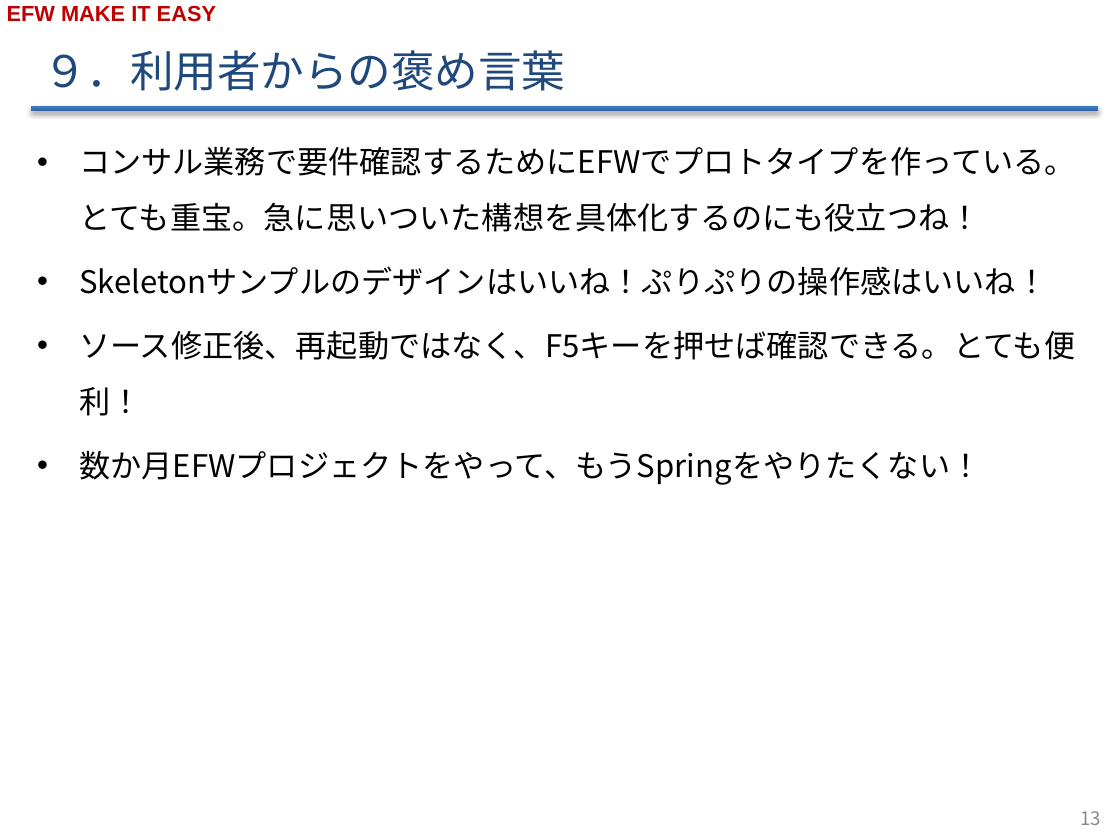
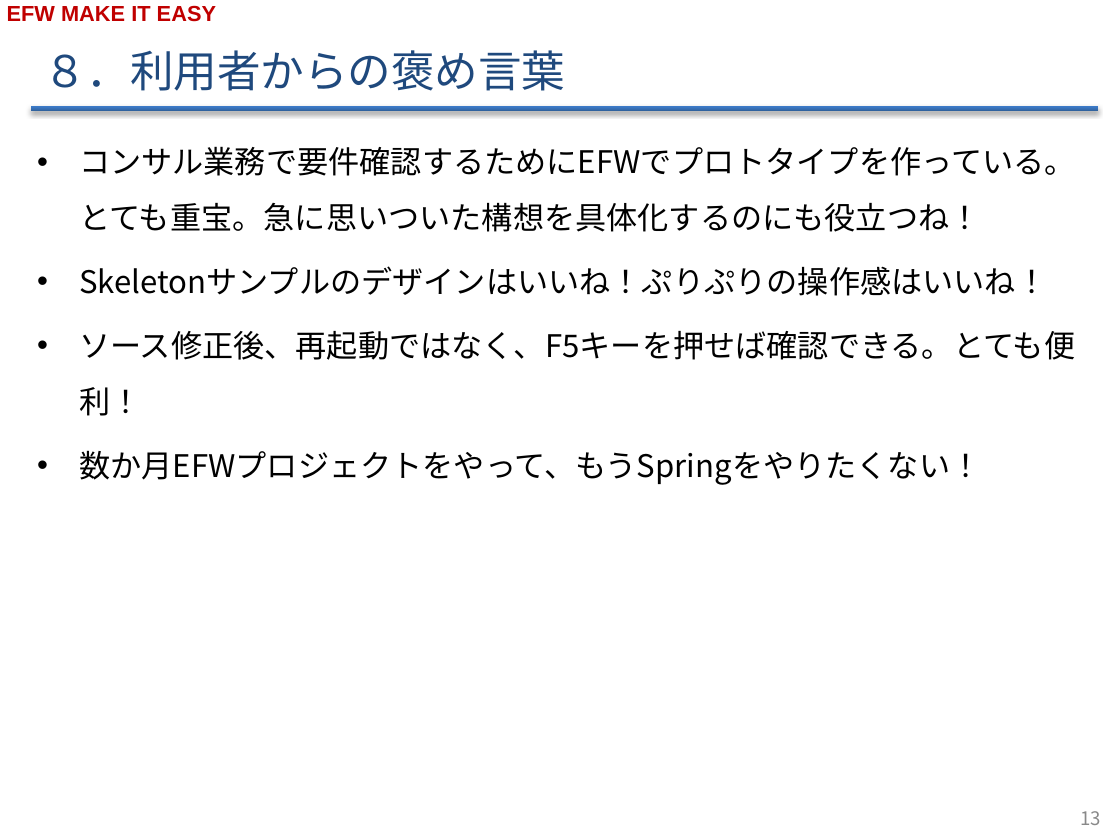
Before and after one commit to efwGrp/efw4_online_ppt, a slide deck: slide 14 of EFW紹介v2.2.pptx. Drawn at 1120x840 pixels with LibreOffice and Linux fonts; fonts in the diff are those of the drawing; background and template pictures are left out. Boxes give left, top, right and bottom in pixels: in the first picture for what was removed or moved away, otherwise in the second. Text is boxed around its words. In the diff, an @@ line names an element or a change of style, - is before the commit and + after.

```diff
--- a/EFW紹介v2.2.pptx
+++ b/EFW紹介v2.2.pptx
@@ title at (x1=44, y1=50, x2=566, y2=91): text changed @@
-９．利用者からの褒め言葉
+８．利用者からの褒め言葉
```
Also in this commit, not shown: 6 other slides changed, 2 slides added.
